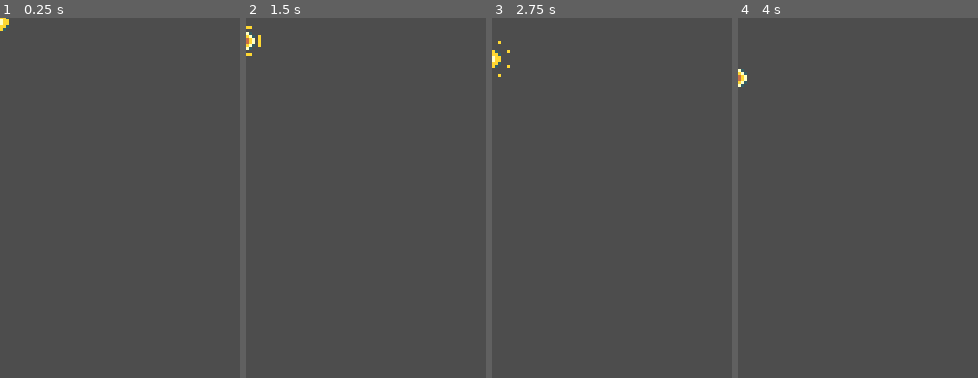
Above: before the commit, frames 1-4 (left to right).
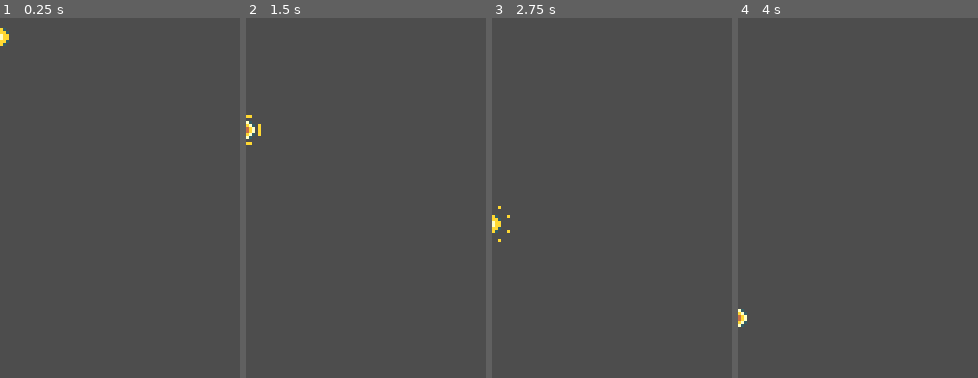
Above: after the commit, the same moments.

Repository: jacristi/godot-space-shooter
Game: Godot game, scene res://pickups/yellow_pickup.tscn
Same seed, same stepped clock (60 frames per second), same inputs: the game is played once before the commit and once after it. This scene is started directly instead of the project's main scene.
Inputs:
- Up to frame 1 (0.25 s): no input
- Up to frame 2 (1.5 s): hold D (move_right) 0.53-1.28 s; tap Space (fire) at 0.6, 1.35 s; hold S (move_down) from 1.28 s (still down)
- Up to frame 3 (2.75 s): release S (move_down) at 2.03 s; hold D (move_right) from 2.03 s (still down); tap Space (fire) at 2.1 s
- Up to frame 4 (4 s): release D (move_right) at 2.78 s; hold W (move_up) 2.78-3.53 s; tap Space (fire) at 2.85, 3.6 s; hold A (move_left) from 3.53 s (still down)
The pictures show only the part of the screen within x 0-50%, y 0-50%; the shares and areas given below are measured in that part.

The runs differ from the first frame. In frame 1, 0.2% of the frame differs, in the area x 0-4%, y 0-8%; in frame 2, 0.5%, in the area x 0-7%, y 2-36%; in frame 3, 0.4%; in frame 4, 0.3%.

Commit message:
feat: shield pickup

Diff:
--- a/components/destroyed_component.gd
+++ b/components/destroyed_component.gd
@@ -17,5 +17,6 @@
 
 func destroy() -> void:
     # create an effect (from the spawner component) and free the actor
-    destroy_effect_spawner_component.spawn(actor.global_position)
+    if destroy_effect_spawner_component != null:
+        destroy_effect_spawner_component.spawn(actor.global_position)
     actor.queue_free()
--- /dev/null
+++ b/components/follow_component.gd
@@ -0,0 +1,16 @@
+class_name FollowComponent
+extends Node
+
+var focus: Node2D
+@export var actor: Node2D
+@export var game_stats: GameStats
+
+
+func _ready():
+    focus = game_stats.player
+
+func _process(delta: float) -> void:
+    if is_instance_valid(focus):
+        actor.position = focus.global_position
+    else:
+        queue_free()
--- a/enemies/pink_enemy_projectile.tscn
+++ b/enemies/pink_enemy_projectile.tscn
@@ -1,10 +1,14 @@
-[gd_scene load_steps=15 format=3 uid="uid://mfl3s8qf3rqq"]
+[gd_scene load_steps=19 format=3 uid="uid://mfl3s8qf3rqq"]
 
 [ext_resource type="Script" path="res://enemies/pink_enemy_projectile.gd" id="1_2l6lw"]
 [ext_resource type="Texture2D" uid="uid://dvdqvmmqu3o8i" path="res://assets/pink_enemy_projectile.png" id="1_fs6qf"]
 [ext_resource type="Script" path="res://components/hitbox_component.gd" id="2_60pe4"]
 [ext_resource type="Script" path="res://components/move_component.gd" id="3_7oqgp"]
+[ext_resource type="Script" path="res://components/hurtbox_component.gd" id="4_ba2tg"]
 [ext_resource type="Script" path="res://components/scale_component.gd" id="4_jtbpj"]
+[ext_resource type="Script" path="res://components/stats_component.gd" id="7_nc07f"]
+[ext_resource type="Script" path="res://components/hurt_component.gd" id="8_bhxio"]
+[ext_resource type="Script" path="res://components/destroyed_component.gd" id="9_lwggx"]
 
 [sub_resource type="AtlasTexture" id="AtlasTexture_vpi17"]
 atlas = ExtResource("1_fs6qf")
@@ -45,6 +49,21 @@
 [sub_resource type="RectangleShape2D" id="RectangleShape2D_3exes"]
 size = Vector2(2, 2)
 
+[sub_resource type="Animation" id="Animation_mmr3w"]
+length = 0.001
+tracks/0/type = "value"
+tracks/0/imported = false
+tracks/0/enabled = true
+tracks/0/path = NodePath("Anchor:position")
+tracks/0/interp = 1
+tracks/0/loop_wrap = true
+tracks/0/keys = {
+"times": PackedFloat32Array(0),
+"transitions": PackedFloat32Array(1),
+"update": 0,
+"values": [Vector2(0, 0)]
+}
+
 [sub_resource type="Animation" id="Animation_vlypb"]
 resource_name = "oscillation"
 loop_mode = 1
@@ -59,21 +78,6 @@
 "transitions": PackedFloat32Array(1, 1),
 "update": 0,
 "values": [Vector2(-4, 0), Vector2(4, 0)]
-}
-
-[sub_resource type="Animation" id="Animation_mmr3w"]
-length = 0.001
-tracks/0/type = "value"
-tracks/0/imported = false
-tracks/0/enabled = true
-tracks/0/path = NodePath("Anchor:position")
-tracks/0/interp = 1
-tracks/0/loop_wrap = true
-tracks/0/keys = {
-"times": PackedFloat32Array(0),
-"transitions": PackedFloat32Array(1),
-"update": 0,
-"values": [Vector2(0, 0)]
 }
 
 [sub_resource type="AnimationLibrary" id="AnimationLibrary_ow2kn"]
@@ -100,6 +104,14 @@
 [node name="CollisionShape2D" type="CollisionShape2D" parent="Anchor/HitboxComponent"]
 shape = SubResource("RectangleShape2D_3exes")
 
+[node name="HurtboxComponent" type="Area2D" parent="Anchor"]
+collision_layer = 4
+collision_mask = 0
+script = ExtResource("4_ba2tg")
+
+[node name="CollisionShape2D" type="CollisionShape2D" parent="Anchor/HurtboxComponent"]
+shape = SubResource("RectangleShape2D_3exes")
+
 [node name="MoveComponent" type="Node" parent="." node_paths=PackedStringArray("actor")]
 script = ExtResource("3_7oqgp")
 velocity = Vector2(0, 40)
@@ -119,3 +131,17 @@
 "": SubResource("AnimationLibrary_ow2kn")
 }
 autoplay = "oscillation"
+
+[node name="StatsComponent" type="Node" parent="."]
+script = ExtResource("7_nc07f")
+
+[node name="HurtComponent" type="Node" parent="." node_paths=PackedStringArray("stats_component", "hurtbox_component")]
+script = ExtResource("8_bhxio")
+stats_component = NodePath("../StatsComponent")
+hurtbox_component = NodePath("../Anchor/HurtboxComponent")
+
+[node name="DestroyedComponent" type="Node" parent="." node_paths=PackedStringArray("actor", "stats_component", "destroy_effect_spawner_component")]
+script = ExtResource("9_lwggx")
+actor = NodePath("..")
+stats_component = NodePath("../StatsComponent")
+destroy_effect_spawner_component = NodePath("")
--- /dev/null
+++ b/pickups/green_pickup.tscn
@@ -0,0 +1,99 @@
+[gd_scene load_steps=15 format=3 uid="uid://chrwe6wygwpss"]
+
+[ext_resource type="PackedScene" uid="uid://bfgfj802ng1mt" path="res://pickups/pickup.tscn" id="1_7axim"]
+[ext_resource type="Texture2D" uid="uid://yapodnb80tn2" path="res://assets/pickups.png" id="2_gs4rc"]
+[ext_resource type="PackedScene" uid="uid://xxsws20p7731" path="res://projectiles/player_ship_shield.tscn" id="2_urcgm"]
+
+[sub_resource type="AtlasTexture" id="AtlasTexture_l2b6b"]
+atlas = ExtResource("2_gs4rc")
+region = Rect2(0, 32, 16, 16)
+
+[sub_resource type="AtlasTexture" id="AtlasTexture_dlbw8"]
+atlas = ExtResource("2_gs4rc")
+region = Rect2(16, 32, 16, 16)
+
+[sub_resource type="AtlasTexture" id="AtlasTexture_bhp4q"]
+atlas = ExtResource("2_gs4rc")
+region = Rect2(32, 32, 16, 16)
+
+[sub_resource type="AtlasTexture" id="AtlasTexture_12pfo"]
+atlas = ExtResource("2_gs4rc")
+region = Rect2(48, 32, 16, 16)
+
+[sub_resource type="AtlasTexture" id="AtlasTexture_2npxo"]
+atlas = ExtResource("2_gs4rc")
+region = Rect2(64, 32, 16, 16)
+
+[sub_resource type="AtlasTexture" id="AtlasTexture_omwsw"]
+atlas = ExtResource("2_gs4rc")
+region = Rect2(80, 32, 16, 16)
+
+[sub_resource type="AtlasTexture" id="AtlasTexture_ddwys"]
+atlas = ExtResource("2_gs4rc")
+region = Rect2(96, 32, 16, 16)
+
+[sub_resource type="AtlasTexture" id="AtlasTexture_8650f"]
+atlas = ExtResource("2_gs4rc")
+region = Rect2(112, 32, 16, 16)
+
+[sub_resource type="SpriteFrames" id="SpriteFrames_rveae"]
+animations = [{
+"frames": [{
+"duration": 1.0,
+"texture": SubResource("AtlasTexture_l2b6b")
+}, {
+"duration": 1.0,
+"texture": SubResource("AtlasTexture_dlbw8")
+}, {
+"duration": 1.0,
+"texture": SubResource("AtlasTexture_bhp4q")
+}, {
+"duration": 1.0,
+"texture": SubResource("AtlasTexture_12pfo")
+}, {
+"duration": 1.0,
+"texture": SubResource("AtlasTexture_2npxo")
+}, {
+"duration": 1.0,
+"texture": SubResource("AtlasTexture_omwsw")
+}, {
+"duration": 1.0,
+"texture": SubResource("AtlasTexture_ddwys")
+}, {
+"duration": 1.0,
+"texture": SubResource("AtlasTexture_8650f")
+}],
+"loop": true,
+"name": &"default",
+"speed": 8.0
+}]
+
+[sub_resource type="RectangleShape2D" id="RectangleShape2D_uo1r3"]
+size = Vector2(6, 6)
+
+[sub_resource type="RectangleShape2D" id="RectangleShape2D_tvkmt"]
+size = Vector2(8, 8)
+
+[node name="GreenPickup" instance=ExtResource("1_7axim")]
+
+[node name="AnimatedSprite2D" parent="." index="0"]
+sprite_frames = SubResource("SpriteFrames_rveae")
+frame = 2
+frame_progress = 0.626922
+
+[node name="MoveComponent" parent="." index="1"]
+velocity = Vector2(0, 10)
+
+[node name="VisibleOnScreenNotifier2D" parent="." index="3"]
+position = Vector2(4.76837e-07, -4.76837e-07)
+scale = Vector2(0.6, 0.6)
+
+[node name="CollisionShape2D" type="CollisionShape2D" parent="HurtboxComponent" index="0"]
+shape = SubResource("RectangleShape2D_uo1r3")
+disabled = true
+
+[node name="CollisionShape2D" type="CollisionShape2D" parent="HitboxComponent" index="0"]
+shape = SubResource("RectangleShape2D_tvkmt")
+
+[node name="CollectedSpawnerComponent" parent="." index="13"]
+scene = ExtResource("2_urcgm")
--- a/pickups/pickup_generator.gd
+++ b/pickups/pickup_generator.gd
@@ -2,6 +2,7 @@
 
 @export var BluePickupScene: PackedScene
 @export var YellowPickupScene: PackedScene
+@export var GreenPickupScene: PackedScene
 
 var margin := 8
 var screen_width = ProjectSettings.get_setting("display/window/size/viewport_width")
@@ -11,6 +12,7 @@
 @onready var spawner_component: SpawnerComponent = $SpawnerComponent
 @onready var blue_pickup_spawn_timer: Timer = $BluePickupSpawnTimer
 @onready var yelllow_pickup_spawn_timer: Timer = $YelllowPickupSpawnTimer
+@onready var green_pickup_spawn_timer: Timer = $GreenPickupSpawnTimer
 
 
 func _ready() -> void:
@@ -28,6 +30,13 @@
         )
     )
 
+    green_pickup_spawn_timer.timeout.connect(
+        handle_pickup_spawn.bind(
+            GreenPickupScene,
+            green_pickup_spawn_timer
+        )
+    )
+
     game_stats.score_changed.connect(check_enable_pickup_timers)
 
 
@@ -37,6 +46,9 @@
 
     if new_score > 500:
         yelllow_pickup_spawn_timer.process_mode = Node.PROCESS_MODE_INHERIT
+
+    if new_score > 800:
+        green_pickup_spawn_timer.process_mode = Node.PROCESS_MODE_INHERIT
 
 
 func handle_pickup_spawn(pickup_scene: PackedScene, timer: Timer) -> void:
--- a/pickups/pickup_generator.tscn
+++ b/pickups/pickup_generator.tscn
@@ -1,15 +1,17 @@
-[gd_scene load_steps=6 format=3 uid="uid://di2ph76flv6jj"]
+[gd_scene load_steps=7 format=3 uid="uid://di2ph76flv6jj"]
 
 [ext_resource type="Script" path="res://components/spawner_component.gd" id="1_a116s"]
 [ext_resource type="Script" path="res://pickups/pickup_generator.gd" id="1_xw532"]
 [ext_resource type="PackedScene" uid="uid://0dqkb5n4y50j" path="res://pickups/yellow_pickup.tscn" id="3_cj8ys"]
 [ext_resource type="Resource" uid="uid://xq5q3g3tvjm1" path="res://resources/game_stats.tres" id="3_itmc1"]
 [ext_resource type="PackedScene" uid="uid://bn37hg8rvt4in" path="res://pickups/blue_pickup.tscn" id="3_o20su"]
+[ext_resource type="PackedScene" uid="uid://chrwe6wygwpss" path="res://pickups/green_pickup.tscn" id="4_r45pj"]
 
 [node name="PickupGenerator" type="Node2D"]
 script = ExtResource("1_xw532")
 BluePickupScene = ExtResource("3_o20su")
 YellowPickupScene = ExtResource("3_cj8ys")
+GreenPickupScene = ExtResource("4_r45pj")
 game_stats = ExtResource("3_itmc1")
 
 [node name="SpawnerComponent" type="Node2D" parent="."]
@@ -27,3 +29,9 @@
 wait_time = 80.0
 one_shot = true
 autostart = true
+
+[node name="GreenPickupSpawnTimer" type="Timer" parent="."]
+process_mode = 4
+wait_time = 60.0
+one_shot = true
+autostart = true
--- a/pickups/yellow_pickup.tscn
+++ b/pickups/yellow_pickup.tscn
@@ -81,6 +81,9 @@
 frame = 7
 frame_progress = 0.749248
 
+[node name="MoveComponent" parent="." index="1"]
+velocity = Vector2(0, 25)
+
 [node name="CollisionShape2D" type="CollisionShape2D" parent="HurtboxComponent" index="0"]
 shape = SubResource("RectangleShape2D_vmt0d")
 disabled = true
--- a/project.godot
+++ b/project.godot
@@ -74,6 +74,7 @@
 
 2d_physics/layer_1="player_hurtbox"
 2d_physics/layer_2="enemy_hurtbox"
+2d_physics/layer_3="enemy_projectile_hurtbox"
 
 [rendering]
 
--- /dev/null
+++ b/projectiles/player_ship_shield.gd
@@ -0,0 +1,36 @@
+extends Node2D
+
+@onready var duration_timer: Timer = $DurationTimer
+@onready var flash_component: FlashComponent = $FlashComponent
+@onready var flash_timer: Timer = $FlashTimer
+
+
+var is_flashing := false
+
+func _ready():
+    duration_timer.timeout.connect(
+        dissipate_shield
+    )
+
+func _process(delta: float) -> void:
+    if duration_timer.time_left <= 2.6:
+        set_flash_continuous()
+
+
+func dissipate_shield():
+    print("TIME UP END SHIELD")
+    queue_free()
+
+
+func set_flash_continuous() -> void:
+    if is_flashing == true:
+        return
+    is_flashing = true
+    flash_timer.process_mode = Node.PROCESS_MODE_INHERIT
+    flash_timer.timeout.connect(warn_end_of_life)
+    flash_timer.start()
+
+
+func warn_end_of_life() -> void:
+    print("Play sound here....")
+    flash_component.flash()
--- /dev/null
+++ b/projectiles/player_ship_shield.tscn
@@ -0,0 +1,99 @@
+[gd_scene load_steps=15 format=3 uid="uid://xxsws20p7731"]
+
+[ext_resource type="Script" path="res://projectiles/player_ship_shield.gd" id="1_ky6ca"]
+[ext_resource type="Texture2D" uid="uid://bgnhgpwp2kwot" path="res://assets/shield_pickup.png" id="2_xadqe"]
+[ext_resource type="Script" path="res://components/scale_component.gd" id="3_i4ul4"]
+[ext_resource type="Script" path="res://components/hitbox_component.gd" id="4_466j0"]
+[ext_resource type="Script" path="res://components/follow_component.gd" id="5_jmms0"]
+[ext_resource type="Resource" uid="uid://xq5q3g3tvjm1" path="res://resources/game_stats.tres" id="6_am3n5"]
+[ext_resource type="Script" path="res://components/flash_component.gd" id="7_u8vj0"]
+
+[sub_resource type="AtlasTexture" id="AtlasTexture_boi8x"]
+atlas = ExtResource("2_xadqe")
+region = Rect2(0, 0, 20, 20)
+
+[sub_resource type="AtlasTexture" id="AtlasTexture_wcw1c"]
+atlas = ExtResource("2_xadqe")
+region = Rect2(20, 0, 20, 20)
+
+[sub_resource type="AtlasTexture" id="AtlasTexture_5b2h0"]
+atlas = ExtResource("2_xadqe")
+region = Rect2(40, 0, 20, 20)
+
+[sub_resource type="AtlasTexture" id="AtlasTexture_77ryb"]
+atlas = ExtResource("2_xadqe")
+region = Rect2(60, 0, 20, 20)
+
+[sub_resource type="AtlasTexture" id="AtlasTexture_rwym1"]
+atlas = ExtResource("2_xadqe")
+region = Rect2(80, 0, 20, 20)
+
+[sub_resource type="SpriteFrames" id="SpriteFrames_bwx6v"]
+animations = [{
+"frames": [{
+"duration": 1.0,
+"texture": SubResource("AtlasTexture_boi8x")
+}, {
+"duration": 1.0,
+"texture": SubResource("AtlasTexture_wcw1c")
+}, {
+"duration": 1.0,
+"texture": SubResource("AtlasTexture_5b2h0")
+}, {
+"duration": 1.0,
+"texture": SubResource("AtlasTexture_77ryb")
+}, {
+"duration": 1.0,
+"texture": SubResource("AtlasTexture_rwym1")
+}],
+"loop": true,
+"name": &"default",
+"speed": 8.0
+}]
+
+[sub_resource type="CircleShape2D" id="CircleShape2D_ohwug"]
+
+[node name="PlayerShipShield" type="Node2D"]
+script = ExtResource("1_ky6ca")
+
+[node name="AnimatedSprite2D" type="AnimatedSprite2D" parent="."]
+sprite_frames = SubResource("SpriteFrames_bwx6v")
+autoplay = "default"
+frame_progress = 0.0885023
+
+[node name="VisibleOnScreenNotifier2D" type="VisibleOnScreenNotifier2D" parent="."]
+position = Vector2(5.36442e-07, 0)
+scale = Vector2(0.9, 0.9)
+
+[node name="ScaleComponent" type="Node" parent="." node_paths=PackedStringArray("sprite")]
+script = ExtResource("3_i4ul4")
+sprite = NodePath("../AnimatedSprite2D")
+scale_amount = Vector2(2, 2)
+scale_duration = 1.0
+
+[node name="HitboxComponent" type="Area2D" parent="."]
+collision_layer = 0
+collision_mask = 6
+script = ExtResource("4_466j0")
+damage = 12.0
+
+[node name="CollisionShape2D" type="CollisionShape2D" parent="HitboxComponent"]
+shape = SubResource("CircleShape2D_ohwug")
+
+[node name="FollowComponent" type="Node" parent="." node_paths=PackedStringArray("actor")]
+script = ExtResource("5_jmms0")
+actor = NodePath("..")
+game_stats = ExtResource("6_am3n5")
+
+[node name="DurationTimer" type="Timer" parent="."]
+wait_time = 5.0
+one_shot = true
+autostart = true
+
+[node name="FlashTimer" type="Timer" parent="."]
+process_mode = 4
+wait_time = 0.5
+
+[node name="FlashComponent" type="Node" parent="." node_paths=PackedStringArray("sprite")]
+script = ExtResource("7_u8vj0")
+sprite = NodePath("../AnimatedSprite2D")
--- a/projectiles/space_background.tscn
+++ /dev/null
@@ -1,31 +0,0 @@
-[gd_scene load_steps=4 format=3 uid="uid://bg163mkpa1pci"]
-
-[ext_resource type="Texture2D" uid="uid://c8kb48nqbudf" path="res://assets/space.png" id="1_c6e1s"]
-[ext_resource type="Texture2D" uid="uid://bcaopryghcbmu" path="res://assets/far_stars.png" id="2_ler7n"]
-[ext_resource type="Texture2D" uid="uid://t742v5ksqt6e" path="res://assets/close_stars.png" id="3_o6a1h"]
-
-[node name="SpaceBackground" type="ParallaxBackground"]
-
-[node name="SpaceLayer" type="ParallaxLayer" parent="."]
-
-[node name="Space" type="TextureRect" parent="SpaceLayer"]
-offset_right = 160.0
-offset_bottom = 240.0
-texture = ExtResource("1_c6e1s")
-stretch_mode = 1
-
-[node name="FarStarsLayer" type="ParallaxLayer" parent="."]
-
-[node name="FarStars" type="TextureRect" parent="FarStarsLayer"]
-offset_right = 160.0
-offset_bottom = 240.0
-texture = ExtResource("2_ler7n")
-stretch_mode = 1
-
-[node name="NearStarsLayer" type="ParallaxLayer" parent="."]
-
-[node name="NearStars" type="TextureRect" parent="NearStarsLayer"]
-offset_right = 160.0
-offset_bottom = 240.0
-texture = ExtResource("3_o6a1h")
-stretch_mode = 1
--- a/scenes/player/player_ship.gd
+++ b/scenes/player/player_ship.gd
@@ -1,5 +1,6 @@
 extends Node2D
 
+@export var self_node: Node2D
 @export var game_stats: GameStats
 
 @onready var fire_rate_timer: Timer              = $FireRateTimer
@@ -41,6 +42,7 @@
 func _ready():
     fire_rate_timer.timeout.connect(fire_projectiles)
     game_stats.score_changed.connect(update_fire_rate)
+    game_stats.player = self_node
 
 
 func update_fire_rate(new_score: int) -> void:
--- a/scenes/player/player_ship.tscn
+++ b/scenes/player/player_ship.tscn
@@ -161,8 +161,9 @@
 "speed": 8.0
 }]
 
-[node name="PlayerShip" type="Node2D"]
+[node name="PlayerShip" type="Node2D" node_paths=PackedStringArray("self_node")]
 script = ExtResource("1_fjqor")
+self_node = NodePath(".")
 game_stats = ExtResource("2_5khej")
 
 [node name="SpriteAnchor" type="Node2D" parent="."]
--- a/scripts/game_stats.gd
+++ b/scripts/game_stats.gd
@@ -9,4 +9,6 @@
 
 @export var high_score: int = 0
 
+var player: Node2D
+
 signal score_changed(new_score)
Binary file added: assets/shield_pickup.png
Not shown, added: assets/shield_pickup.png.import
Not shown, added: scenes/gam6FAE.tmp
